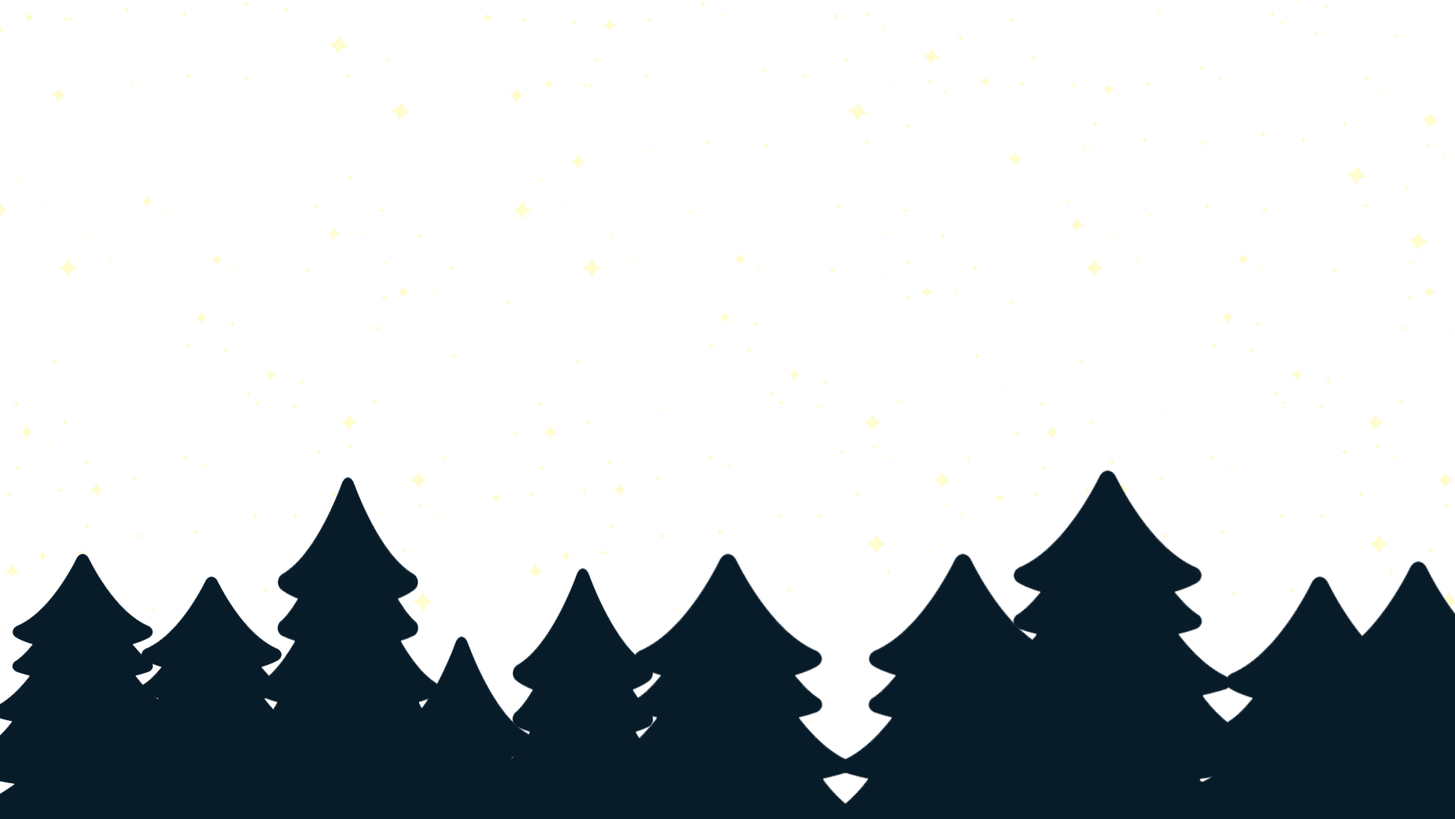
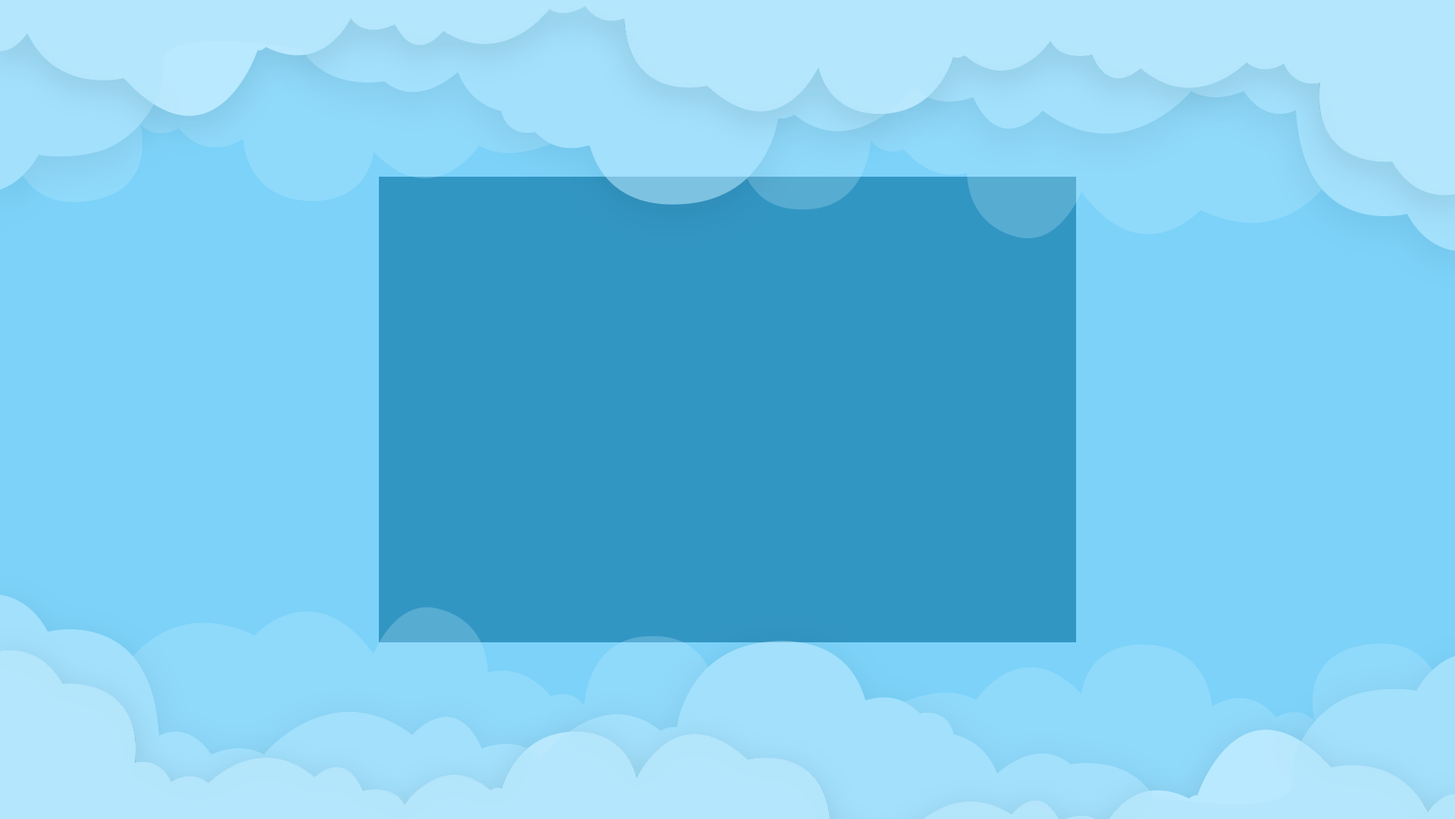
Revision of a layered 1455x819 image; what changed, layer by layer:
added group "Group 1 copy" with 3 layers above "Group 1" over bbox(0, 594, 1455, 819)
added layer "Layer 7" (1st of 2, in "Group 1 copy") (75%) in group "Group 1 copy" over bbox(0, 649, 1455, 819)
added layer "Layer 8" (1st of 2, in "Group 1 copy") (50%) in group "Group 1 copy" over bbox(0, 594, 1455, 819)
added layer "Layer 9" (1st of 2, in "Group 1 copy") (25%) in group "Group 1 copy" over bbox(132, 606, 1433, 804)
added group "Group 1" with 3 layers above "Layer 11" over bbox(0, 0, 1455, 251)
added layer "Layer 7" (2nd of 2, in "Group 1") (75%) in group "Group 1" over bbox(0, 0, 1455, 196)
added layer "Layer 8" (2nd of 2, in "Group 1") (50%) in group "Group 1" over bbox(0, 6, 1455, 251)
added layer "Layer 9" (2nd of 2, in "Group 1") (25%) in group "Group 1" over bbox(22, 41, 1323, 239)
added layer "Layer 11" above "Layer 12" over bbox(0, 0, 1455, 819)
added layer "Layer 12" above "Layer 2" over bbox(378, 176, 1077, 643)
painted on "Layer 2" over bbox(0, 0, 1455, 819)
removed layer "Layer 2 copy 10" over bbox(0, 469, 1455, 819)
removed layer "Layer 5 copy 4" over bbox(0, 0, 1455, 613)
